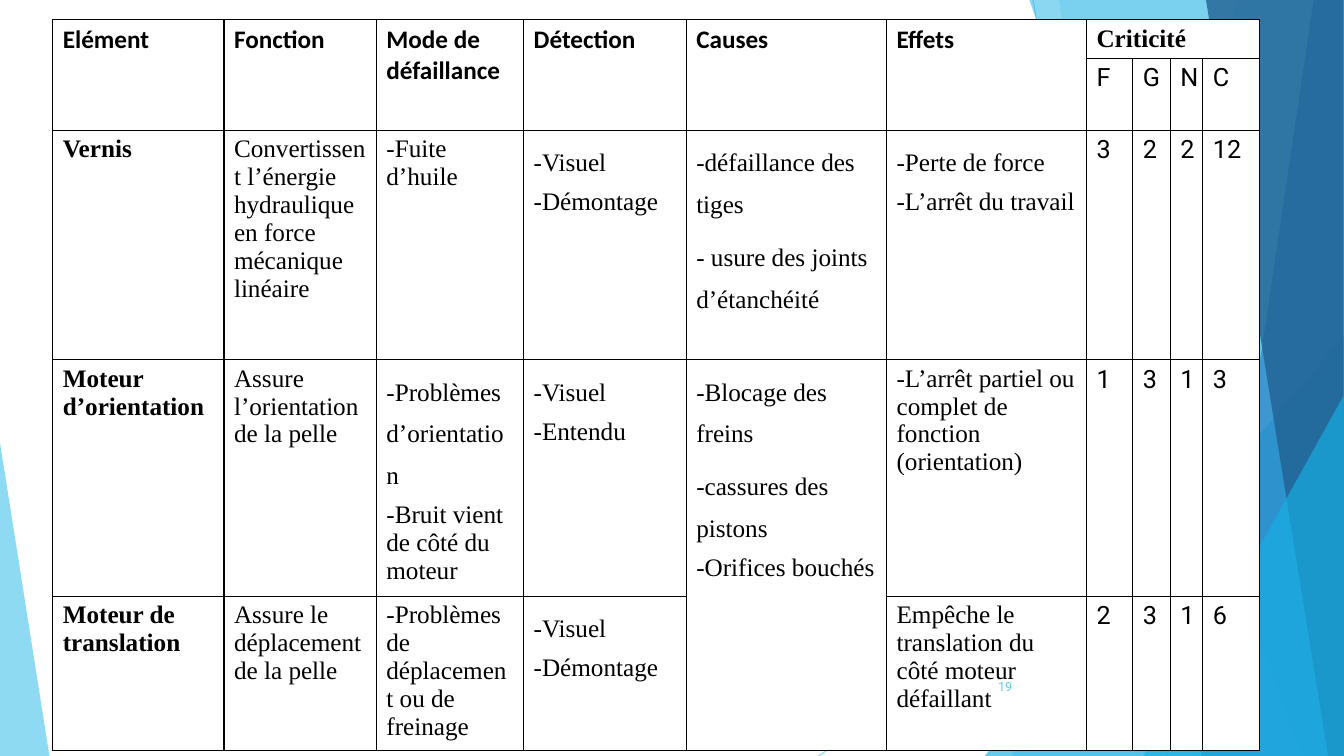
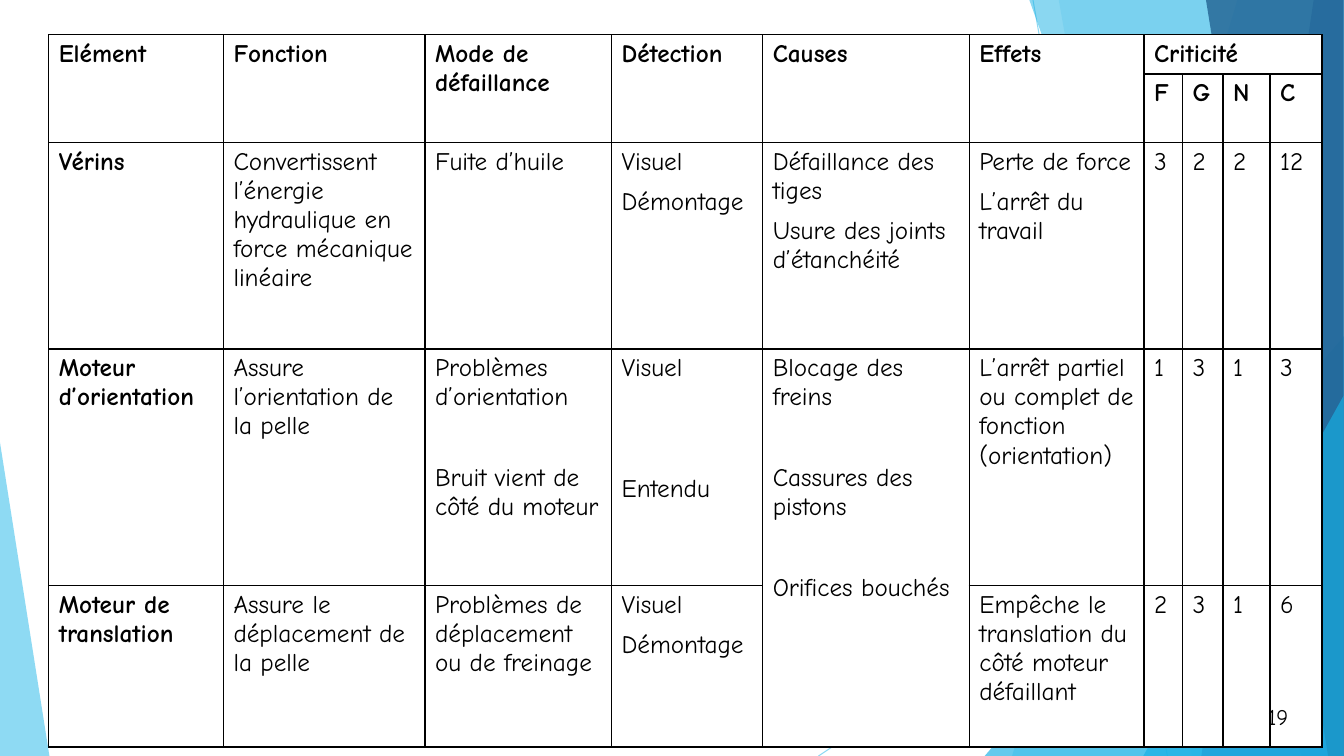
Before and after one commit to OussamaTeyib/PFE, a slide deck: slide 19 of Présentation.pptx. Drawn at 1344x756 pixels with LibreOffice and Linux fonts; fonts in the diff are those of the drawing. Boxes give left, top, right and bottom in pixels: in the first picture for what was removed or moved away, otherwise in the second. Text is boxed around its words. In the diff, an @@ line names an element or a change of style, - is before the commit and + after.

```diff
--- a/Présentation.pptx
+++ b/Présentation.pptx
@@ table at [48,35,1322,721] @@
-row 3: Vernis | Convertissent l’énergie hydraulique en force mécanique linéaire | -Fuite d’huile | -Visuel / -Démontage | -défaillance des tiges / - usure des joints d’étanchéité | -Perte de force / -L’arrêt du travail | 3 | 2 | 2 | 12
+row 3: Vérins | Convertissent l’énergie hydraulique en force mécanique linéaire | Fuite d’huile | Visuel / Démontage | Défaillance des tiges / Usure des joints d’étanchéité | Perte de force / L’arrêt du travail | 3 | 2 | 2 | 12
-row 4: Moteur d’orientation | Assure l’orientation de la pelle | -Problèmes d’orientation / -Bruit vient de côté du moteur | -Visuel / -Entendu | -Blocage des freins / -cassures des pistons / -Orifices bouchés | -L’arrêt partiel ou complet de fonction (orientation) | 1 | 3 | 1 | 3
+row 4: Moteur d’orientation | Assure l’orientation de la pelle | Problèmes d’orientation / Bruit vient de côté du moteur | Visuel / Entendu | Blocage des freins / Cassures des pistons / Orifices bouchés | L’arrêt partiel ou complet de fonction (orientation) | 1 | 3 | 1 | 3
-row 5, column 3: -Problèmes de déplacement ou de freinage
+row 5, column 3: Problèmes de déplacement ou de freinage
-row 5, column 4: -Visuel / -Démontage
+row 5, column 4: Visuel / Démontage
@@ font Calibri to Comic Neue in "Elément", "Fonction", "Mode de défaillance", "Détection" and 2 more places @@
@@ font Times New Roman to Comic Neue in "Criticité", "Convertissent l’énergie hydraulique en force mécanique linéa ...", "Moteur d’orientation", "Assure l’orientation de la pelle" and 3 more places @@
@@ font Roboto to Comic Neue in "F", "G", "N", "C" and 12 more places @@
@@ bold on in "F", "G", "N", "C" @@
@@ table: place and size @@
-table at [52,20,1259,754]
+table at [48,35,1322,721]
@@ page number: place and size @@
-page number at [998,679,1012,691]
+page number at [1238,697,1318,737]
@@ page number at [1238,697,1318,737]: size 9 to 16 pt, font Roboto to Comic Neue, text colour #5FCBEF to #000000; alignment right to centre; fill none to #FFFFFF; outline none to #000000 1.5 pt @@
```
Also in this commit, not shown: 22 other slides changed, 1 slide added, 1 slide removed, 24 other files.
